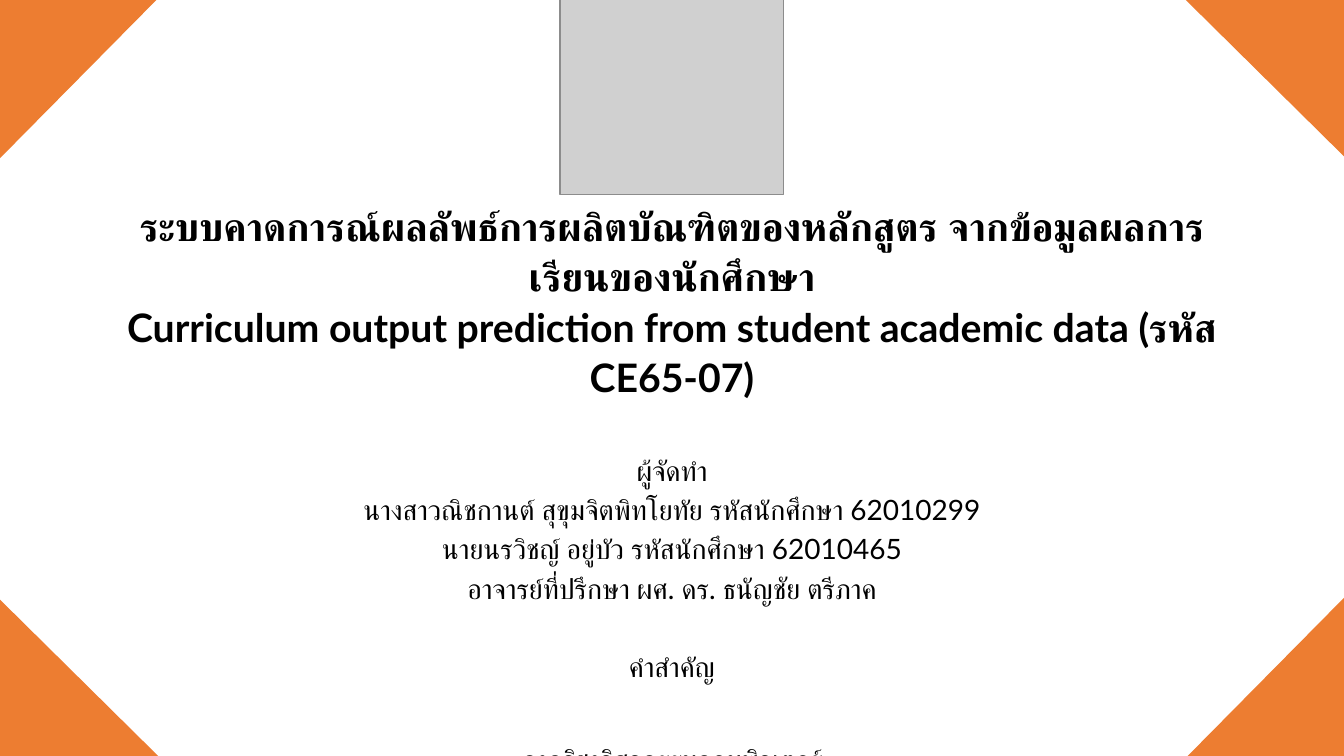
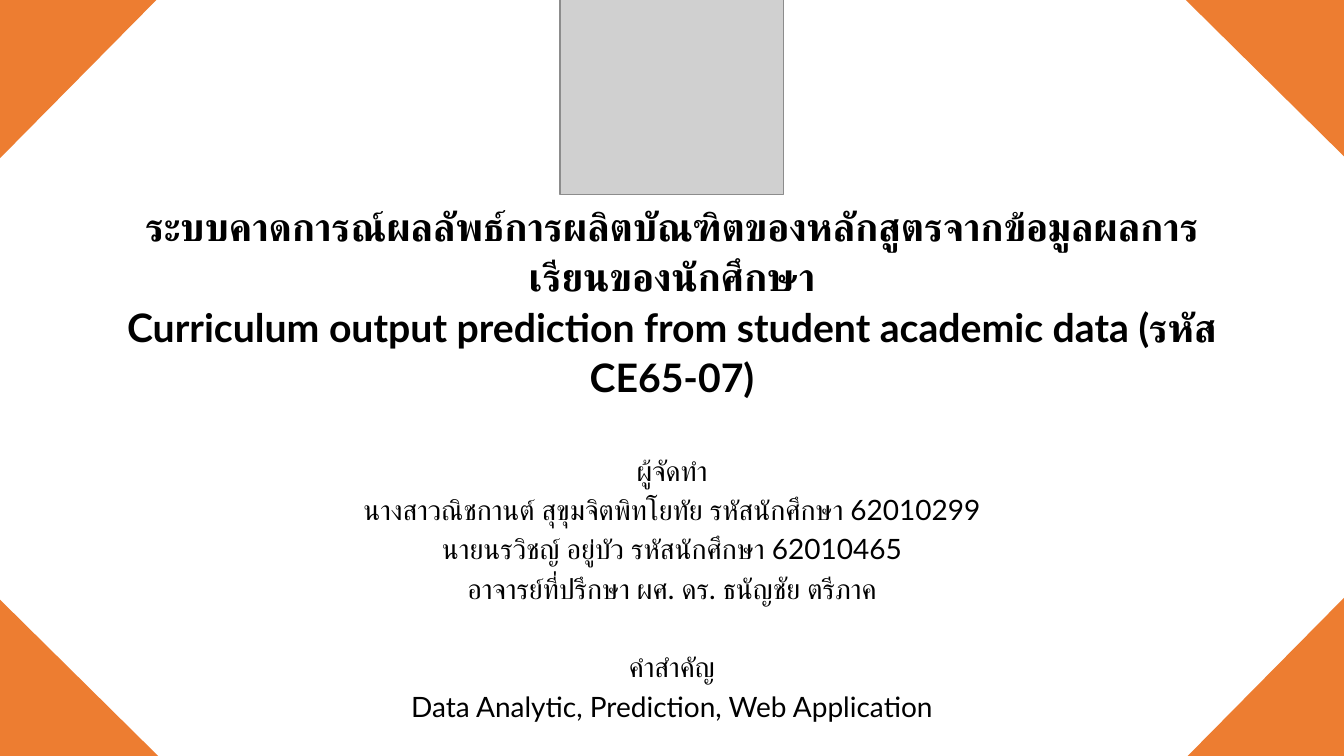
Before and after one commit to MashMaleLLO/Analytics_and_Prediction_System_for_CE_Curriculum_administrators, a slide deck: slide 1 of Report2/ภาพประกอบรายงาน/หน้าปกคลิป.pptx. Drawn at 1344x756 pixels with LibreOffice and Linux fonts; fonts in the diff are those of the drawing; grey boxes stand for pictures. Boxes give left, top, right and bottom in pixels: in the first picture for what was removed or moved away, otherwise in the second. Text is boxed around its words. In the diff, an @@ line names an element or a change of style, - is before the commit and + after.

```diff
--- a/Report2/ภาพประกอบรายงาน/หน้าปกคลิป.pptx
+++ b/Report2/ภาพประกอบรายงาน/หน้าปกคลิป.pptx
@@ text at (x1=145, y1=210, x2=1198, y2=292): spaces changed @@
-ระบบคาดการณ์ผลลัพธ์การผลิตบัณฑิตของหลักสูตร จากข้อมูลผลการเรียนของนักศึกษา
+ระบบคาดการณ์ผลลัพธ์การผลิตบัณฑิตของหลักสูตรจากข้อมูลผลการเรียนของนักศึกษา
@@ text at (x1=411, y1=696, x2=933, y2=722): paragraph added @@
+Data Analytic, Prediction, Web Application
```
Also in this commit, not shown: 6 other files.
